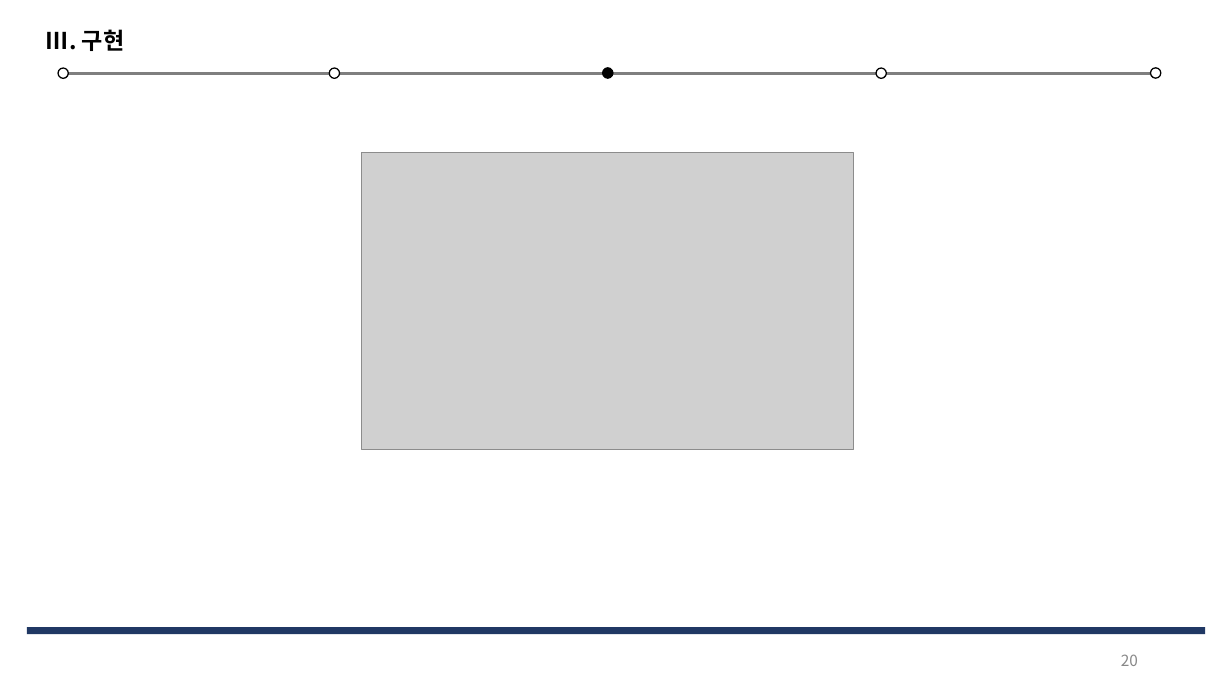
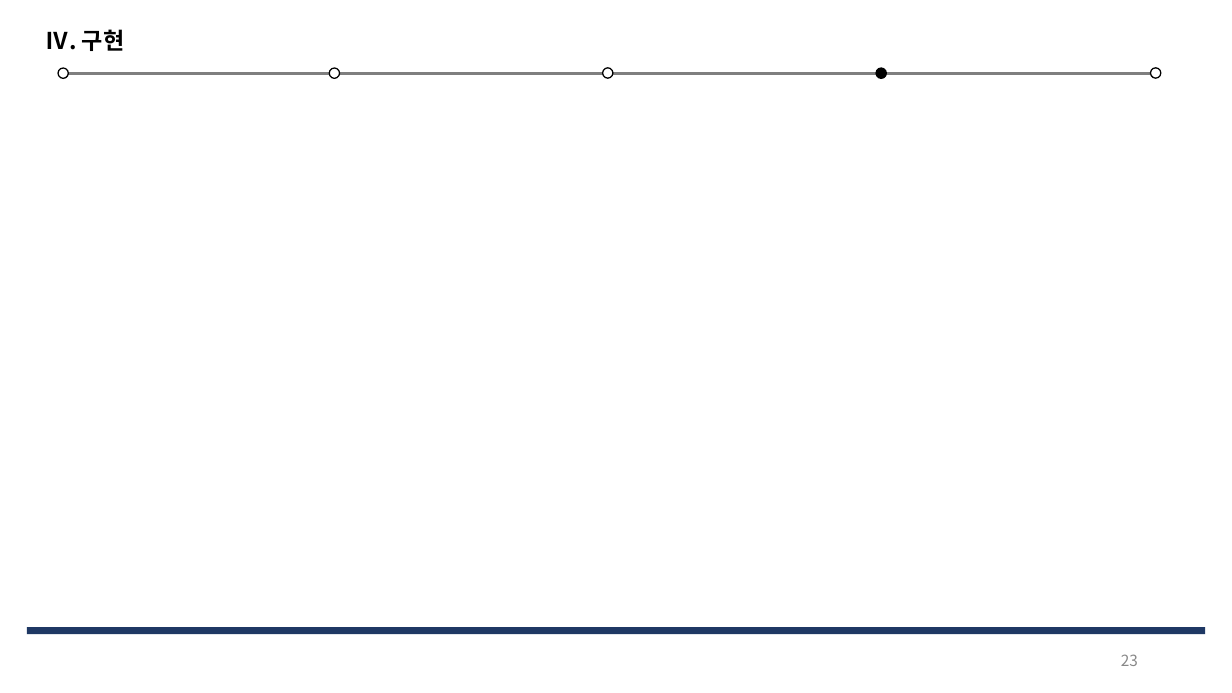
Before and after one commit to Jeeseob/SoftwareEngineering, a slide deck: slide 23 of 소공_기말발표.pptx (slide 20 before the commit). Drawn at 1232x693 pixels with LibreOffice and Linux fonts; fonts in the diff are those of the drawing; grey boxes stand for pictures. Boxes give left, top, right and bottom in pixels: in the first picture for what was removed or moved away, otherwise in the second. Text is boxed around its words. In the diff, an @@ line names an element or a change of style, - is before the commit and + after.

```diff
--- a/소공_기말발표.pptx
+++ b/소공_기말발표.pptx
@@ text at [46, 29, 125, 51]: text changed @@
-Ⅲ. 구현
+Ⅳ. 구현
@@ ellipse at [603, 67, 613, 78]: fill #000000 to #FFFFFF @@
@@ ellipse at [876, 68, 886, 79]: fill #FFFFFF to #000000 @@
@@ picture removed at [362, 152, 854, 449] @@
@@ page number at [1121, 654, 1138, 666]: text changed @@
-20
+23
```
Also in this commit, not shown: 21 other slides changed, 3 slides added.
